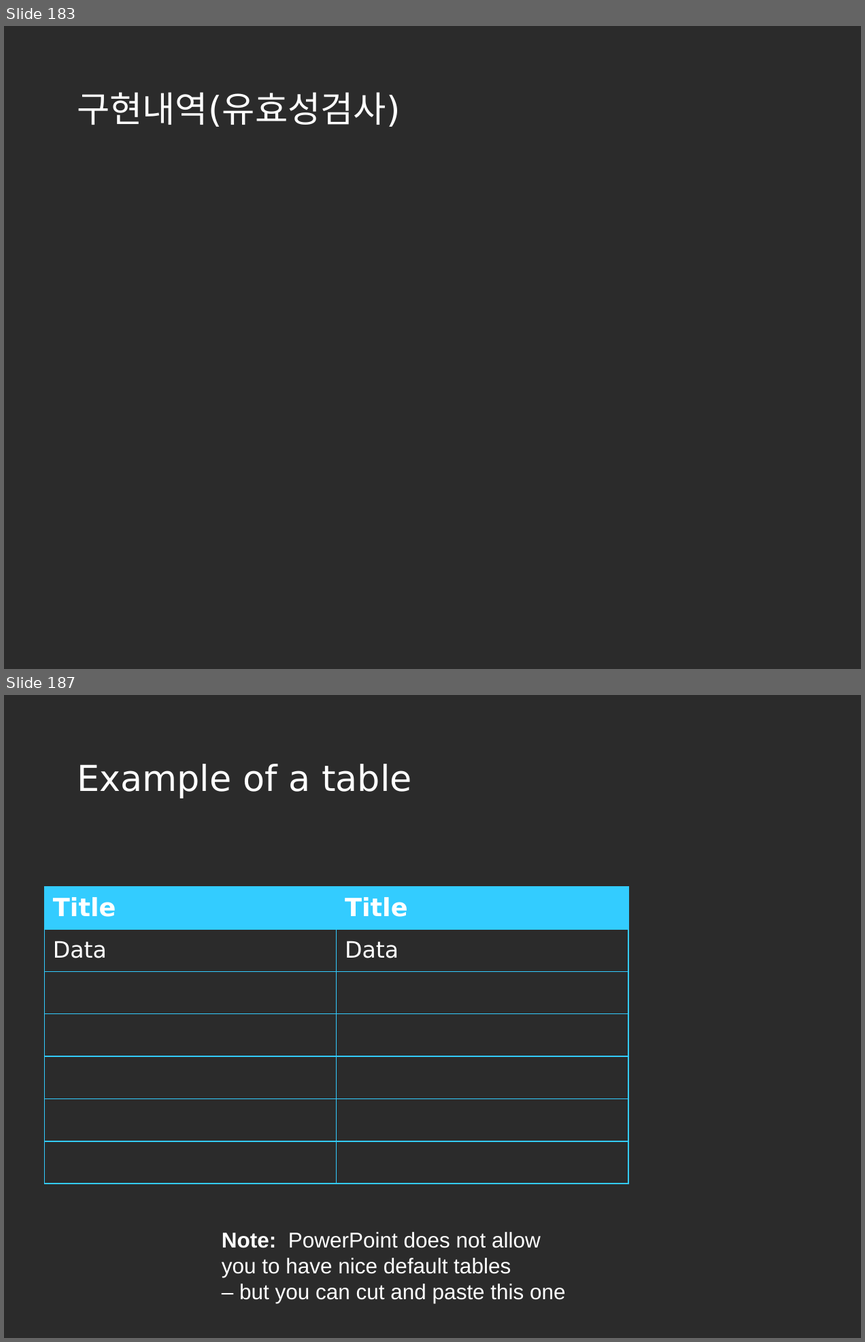
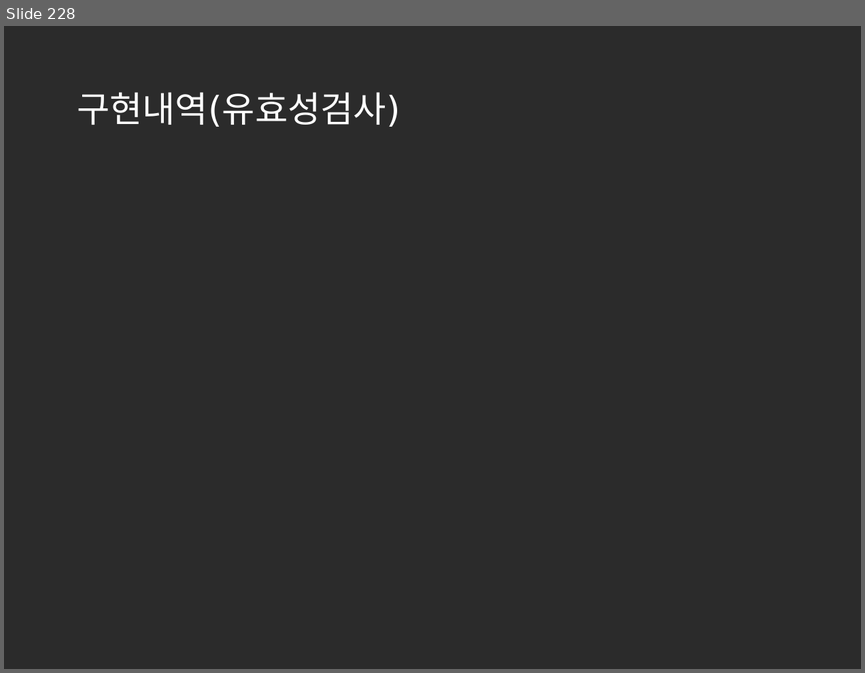
Before and after one commit to korea600/useful, a slide deck: Useful/UML/Presentation/useful_ppt_초안(수정중).pptx. Shown one above the other, each under a label of ours: slides 183 and 187 before the commit, slide 228 after it; the slides between them are not shown. The pictures are 865x1342 and 865x673 pixels, drawn with LibreOffice and Linux fonts; fonts in the diff are those of the drawing; background and template pictures are left out; a plain dark background stands for a picture behind light text. Boxes give left, top, right and bottom in pixels: in the first picture for what was removed or moved away, otherwise in the second. Text is boxed around its words. In the diff, an @@ line names an element or a change of style, - is before the commit and + after.

```diff
--- a/Useful/UML/Presentation/useful_ppt_초안(수정중).pptx
+++ b/Useful/UML/Presentation/useful_ppt_초안(수정중).pptx
@@ slide 187 removed at bbox=[4, 695, 861, 1338], background picture (left out) @@
@@ title removed at bbox=[77, 764, 412, 798] @@
-Example of a table
@@ table removed at bbox=[44, 887, 629, 1184], 7 rows, 2 columns @@
-Title | Title
-Data | Data
- | 
- | 
- | 
- | 
- | 
@@ text removed at bbox=[222, 1232, 566, 1303] @@
-Note: PowerPoint does not allow
-you to have nice default tables
-– but you can cut and paste this one
@@ what was slide 183 is now slide 228 @@
```
Also in this commit, not shown: 1 slide changed, 45 slides added, 6 other slides removed.
